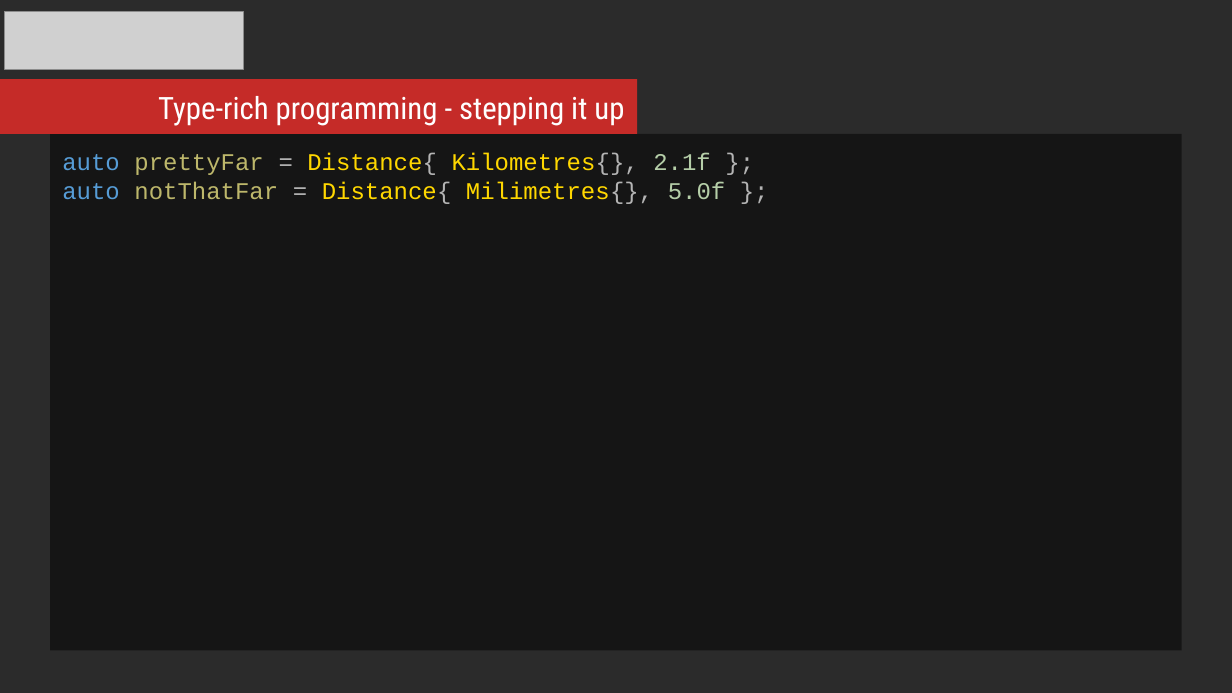
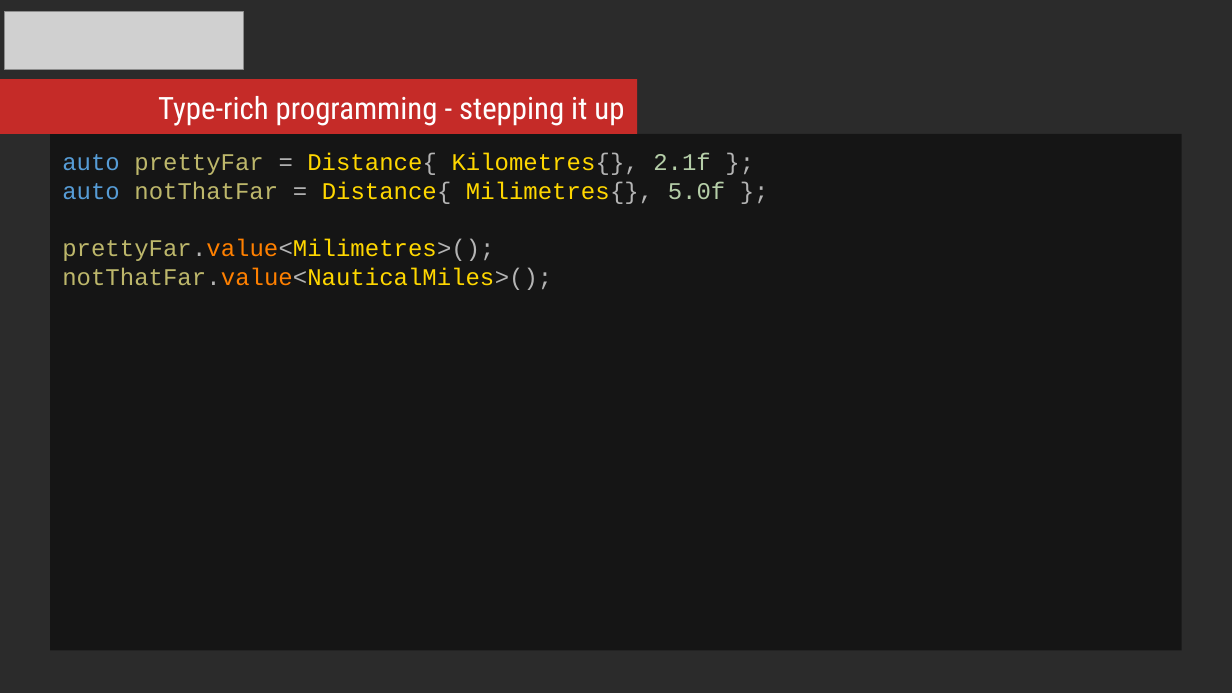
Before and after one commit to mikosz/type-safety, a slide deck: slide 24 of ask-not-what-you-can-do-for-the-compiler.odp. Drawn at 1232x693 pixels with LibreOffice and Linux fonts; fonts in the diff are those of the drawing; grey boxes stand for pictures; background and template pictures are left out; a plain dark background stands for a picture behind light text. Boxes give left, top, right and bottom in pixels: in the first picture for what was removed or moved away, otherwise in the second. Text is boxed around its words. In the diff, an @@ line names an element or a change of style, - is before the commit and + after.

Commit message:
Updated presentation

```diff
--- a/ask-not-what-you-can-do-for-the-compiler.odp
+++ b/ask-not-what-you-can-do-for-the-compiler.odp
@@ text in rectangle at bbox=[62, 239, 552, 290]: paragraphs added @@
+prettyFar.value<Milimetres>();
+notThatFar.value<NauticalMiles>();
```
Also in this commit, not shown: 2 other slides changed, 2 slides removed.
